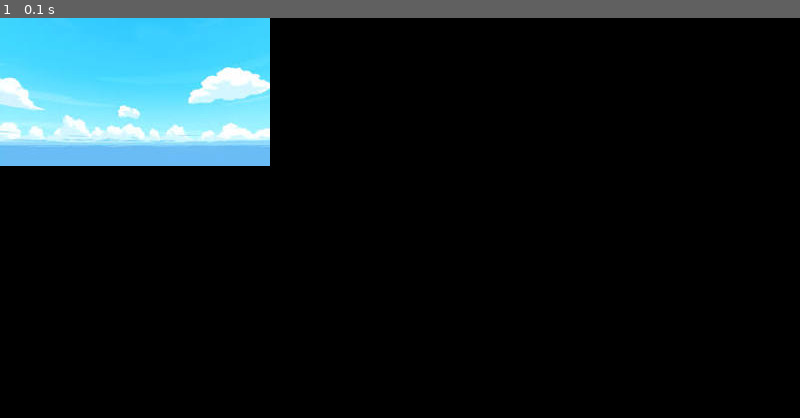
Above: before the commit, frame 1.
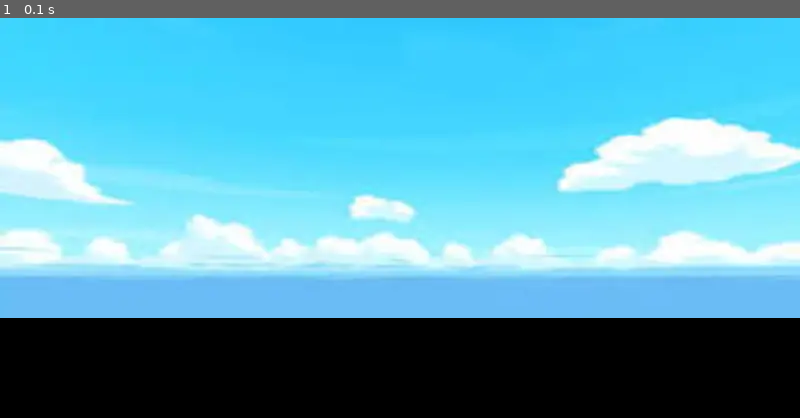
Above: after the commit, the same moment.

Repository: AJHS-Kelley/8b-ajhs-game-programming-23-24-qwertyuiop38000
Game: pygame game, started from 08_ultimateIntroPygame/Game.py
Same seed, same stepped clock (60 frames per second), same inputs: the game is played once before the commit and once after it.
Inputs:
- Up to frame 1 (0.1 s): no input

The runs differ from the first frame. In frame 1, 69% of the frame differs, in the area x 0-100%, y 0-75%.

Commit message:
54885967546896

Diff:
--- a/08_ultimateIntroPygame/Game.py
+++ b/08_ultimateIntroPygame/Game.py
@@ -7,7 +7,8 @@
 pygame.display.set_caption('Runner')
 clock = pygame.time.Clock()
 
-test_surface = pygame.image.load('img/Downloads/OneDrive - Duval County Public Schools/8b-ajhs-game-programming-23-24-qwertyuiop38000/08_ultimateIntroPygame/Sky_Image.png')
+Sky_Surface = pygame.image.load('img/ultPygame/Sky_Image.png')
+Ground_Surface = pygame.image.load('img/ultPygame/Ground_Image.png')
 
 while True:
     for event in pygame.event.get():
@@ -15,7 +16,8 @@
             pygame.quit()
             exit()
 
-    screen.blit(test_surface, (0,0))
+    screen.blit(Sky_Surface, (0,0))
+    screen.blit(Ground_Surface, (0,300))
 
     pygame.display.update()
     clock.tick(60)
Binary file removed: 08_ultimateIntroPygame/Sky_Image.png
Binary file added: img/ultPygame/Ground_Image.png
Binary file added: img/ultPygame/Sky_Image.png
